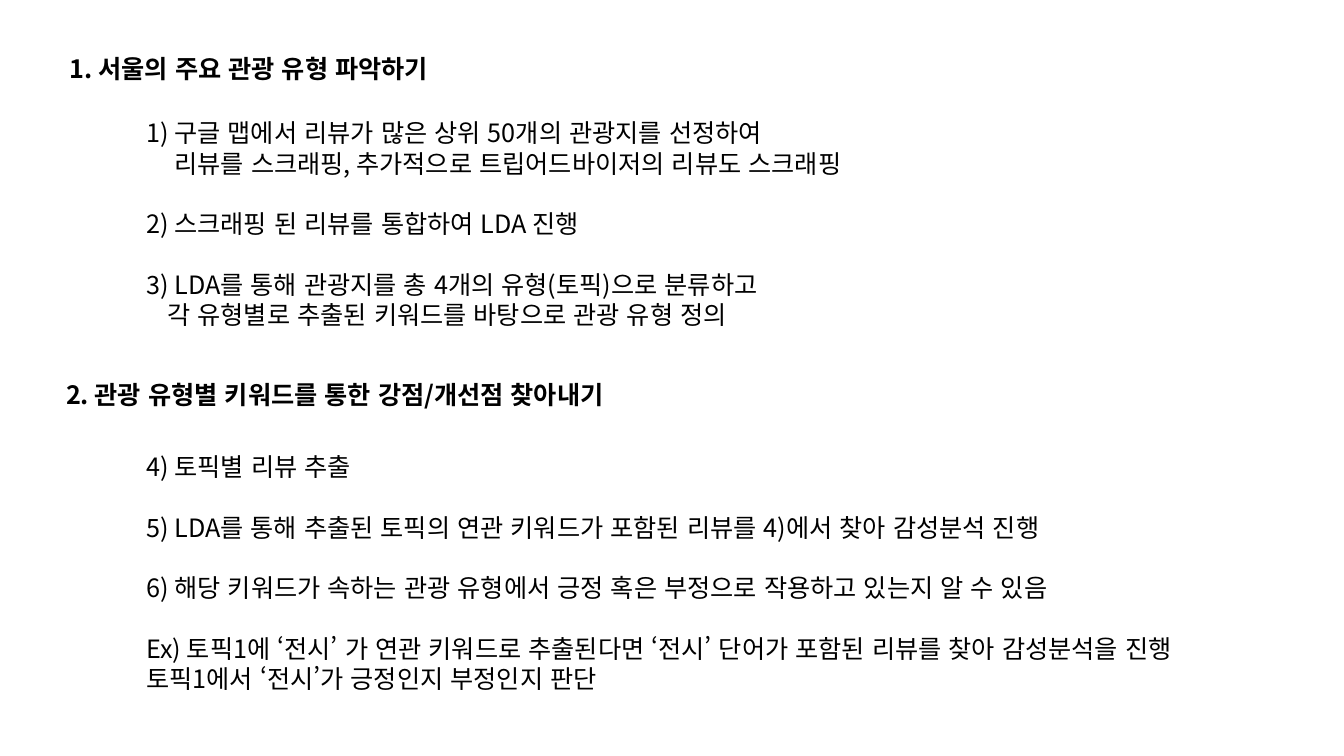
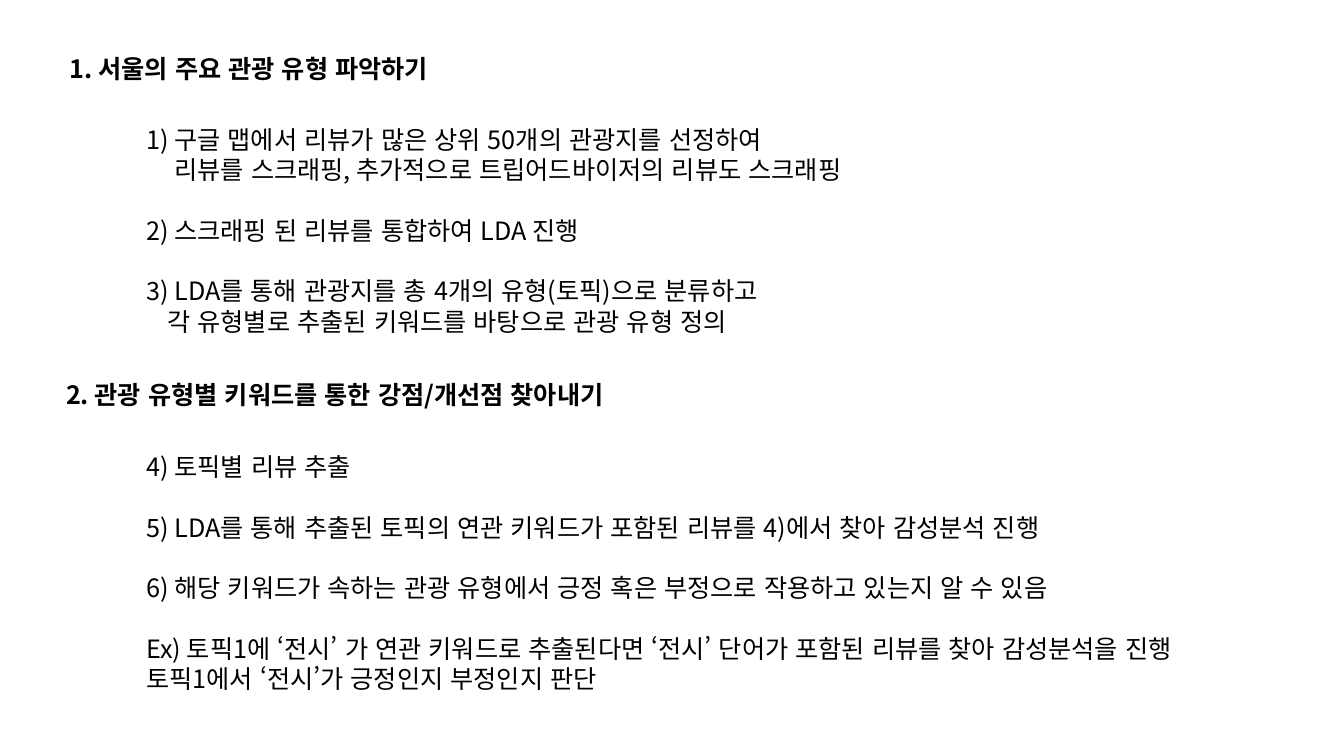
Before and after one commit to hyejeong14/2022_-_5-, a slide deck: slide 1 of HyeJeong/Final File/발표자료.pptx. Drawn at 1344x756 pixels with LibreOffice and Linux fonts; fonts in the diff are those of the drawing. Boxes give left, top, right and bottom in pixels: in the first picture for what was removed or moved away, otherwise in the second. Text is boxed around its words. In the diff, an @@ line names an element or a change of style, - is before the commit and + after.

```diff
--- a/HyeJeong/Final File/발표자료.pptx
+++ b/HyeJeong/Final File/발표자료.pptx
@@ text "1) 구글 맵에서 리뷰가 많은 ...": place and size @@
-text "1) 구글 맵에서 리뷰가 많은 ..." at [146, 121, 842, 326]
+text "1) 구글 맵에서 리뷰가 많은 ..." at [146, 128, 842, 333]
```
Also in this commit, not shown: 1 other slide changed, 1 slide added.
